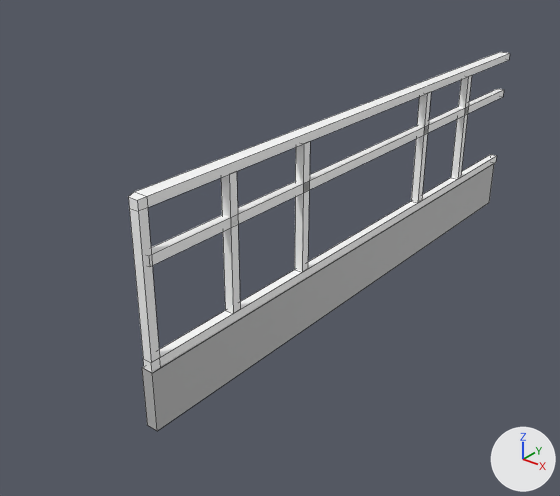
A saved change to the FBX model Assets/models/FBX/Edited/wall_window.fbx.
Rendered twice from a 50 mm lens placed at (5.3, -8.1, 3.84), pointed at (-0.58, -0.75, -0.72). Lighting does not change. The marker at lower right points along +X, +Y and +Z. The older version comes first. Mesh edges are drawn as thin lines. Where no turn or scale is listed for an object, it has been applied to the vertices.

The older version as bpy lines, for what is in view:
```python
me_mesh_241 = bpy.data.meshes.new('Mesh.241')
me_mesh_241.from_pydata(...)  # 72 vertices, 58 faces; spans x -1.51..-1.31, y -6.47..1.87, z 0.63..3.31
# faces by material slot: [52, 6]
me_mesh_241.materials.append(mat_metallic)  # white #ffffff
me_mesh_241.materials.append(mat_concrete)  # grey #bcbcbc
ob_pcube30_001 = bpy.data.objects.new('pCube30.001', me_mesh_241)
ob_pcube30_001.location = (1.4, 2.78, -2.23)
```
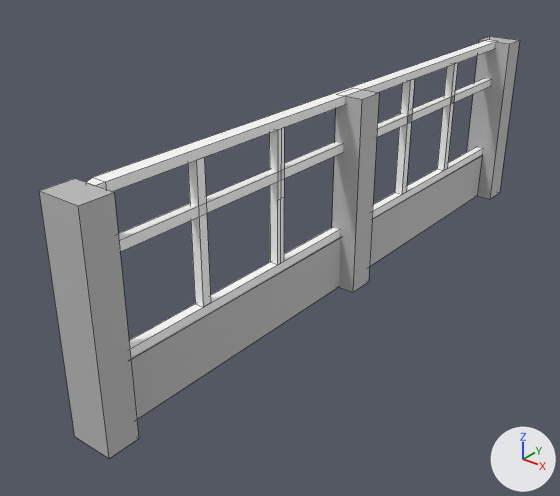
What changed in the scene script:
```text
Change me_mesh_241:
    used by ob_pcube30_001; location = (1.4, 2.78, -2.23)
    remove me_mesh_241.from_pydata(...)  # 72 vertices, 58 faces; spans x -1.51..-1.31, y -6.47..1.87, z 0.63..3.31
    add me_mesh_241.from_pydata(...)  # 101 vertices, 79 faces; spans x -1.66..-1.13, y -7.27..1.71, z -1.12..1.57
    me_mesh_241 part 1: a new loose piece, a box spanning x -1.66..-1.13, y 1.33..1.71, z -1.12..1.57, in mat_concrete (grey #bcbcbc)
    me_mesh_241 part 2: the loose piece of 24 vertices spanning x -1.51..-1.33, y -6.46..1.87, z 1.37..3.31 is moved by (-0.05, -0.43, -1.74)
    me_mesh_241 part 3: a new loose piece, a box spanning x -1.66..-1.13, y -7.27..-6.88, z -1.12..1.57, in mat_concrete (grey #bcbcbc)
    me_mesh_241 part 4: the loose piece of 8 vertices spanning x -1.47..-1.31, y -6.47..1.76, z 0.63..1.38 is moved by (-0.05, -0.43, -1.74)
    me_mesh_241 part 5: a new loose piece, a box spanning x -1.51..-1.13, y -2.98..-2.6, z -1.12..1.57, in mat_concrete (grey #bcbcbc)
    me_mesh_241 part 6: the loose piece of 8 vertices spanning x -1.45..-1.33, y -0.95..-0.83, z 1.49..3.19 is moved by (-0.05, -0.43, -1.74)
    me_mesh_241 part 7: the loose piece of 8 vertices spanning x -1.45..-1.33, y 0.36..0.48, z 1.49..3.19 is moved by (-0.05, -0.43, -1.74)
    me_mesh_241 part 8: the loose piece of 8 vertices spanning x -1.45..-1.33, y -6.38..1.82, z 2.57..2.69 is moved by (-0.05, -0.43, -1.74)
    me_mesh_241 part 9: the loose piece of 8 vertices spanning x -1.45..-1.33, y -5.19..-5.07, z 1.49..3.19 is moved by (-0.05, -0.43, -1.74)
    me_mesh_241 part 10: a new loose piece of 13 vertices spanning x -1.5..-1.38, y -4.31..-4.19, z -0.25..1.45, in mat_metallic (white #ffffff)
    me_mesh_241 part 11: the loose piece of 8 vertices spanning x -1.45..-1.33, y -3.88..-3.76, z 1.49..3.19 is deleted
Change ob_pcube30_001:
    ob_pcube30_001.location: (1.4, 2.78, -2.23) -> (1.4, 2.78, -0.23)
```

Pixel boxes (x1, y1, x2, y2) of what changed, in the pictures (560 x 496 px; the box of a moved part takes in the faces that stretch with it):
'pCube30.001', reshaped, moved (26% wider, 11% taller): before (128, 52, 510, 431); after (39, 37, 520, 458)
part 1 of me_mesh_241, added: after (467, 37, 520, 199)
part 2 of me_mesh_241, moved or reshaped: before (128, 52, 510, 372); after (86, 40, 497, 358)
part 3 of me_mesh_241, added: after (39, 179, 139, 458)
part 4 of me_mesh_241, moved or reshaped: before (142, 163, 494, 431); after (131, 155, 482, 419)
part 5 of me_mesh_241, added: after (332, 90, 379, 292)
part 6 of me_mesh_241, moved or reshaped: before (411, 92, 431, 203); after (395, 79, 415, 194)
part 7 of me_mesh_241, moved or reshaped: before (451, 75, 472, 179); after (437, 63, 458, 171)
part 8 of me_mesh_241, moved or reshaped: before (149, 89, 504, 267); after (118, 79, 490, 252)
part 9 of me_mesh_241, moved or reshaped: before (221, 171, 240, 313); after (188, 158, 211, 307)
part 10 of me_mesh_241, added: after (269, 128, 284, 265)
part 11 of me_mesh_241, deleted: before (295, 142, 310, 272)
